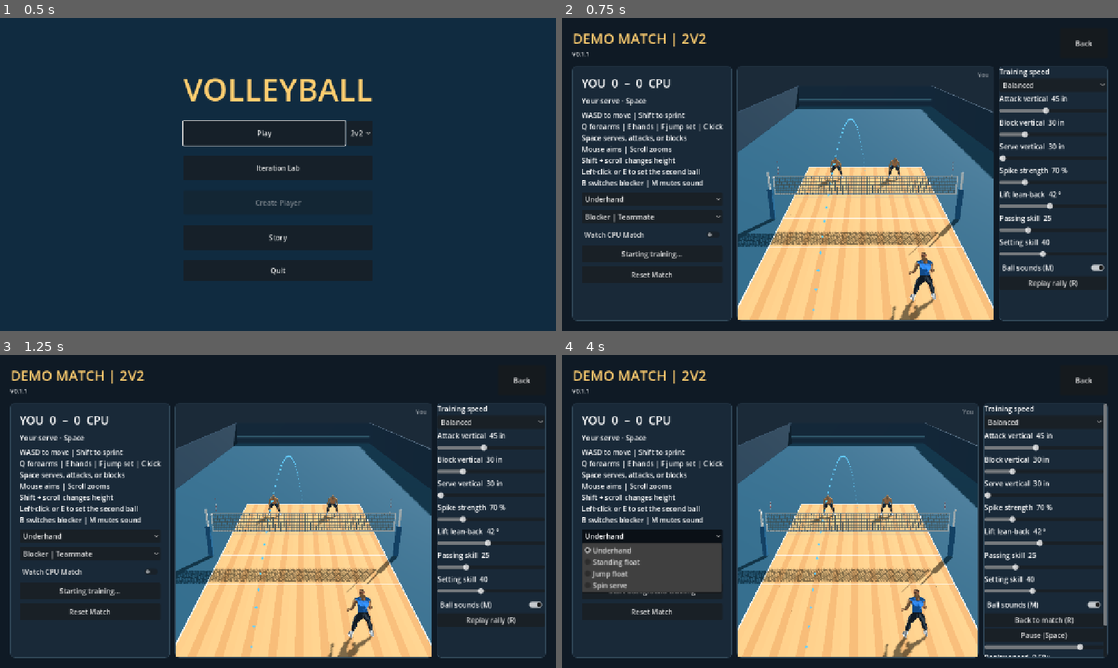
Above: before the commit, frames 1-4 (two rows, left to right).
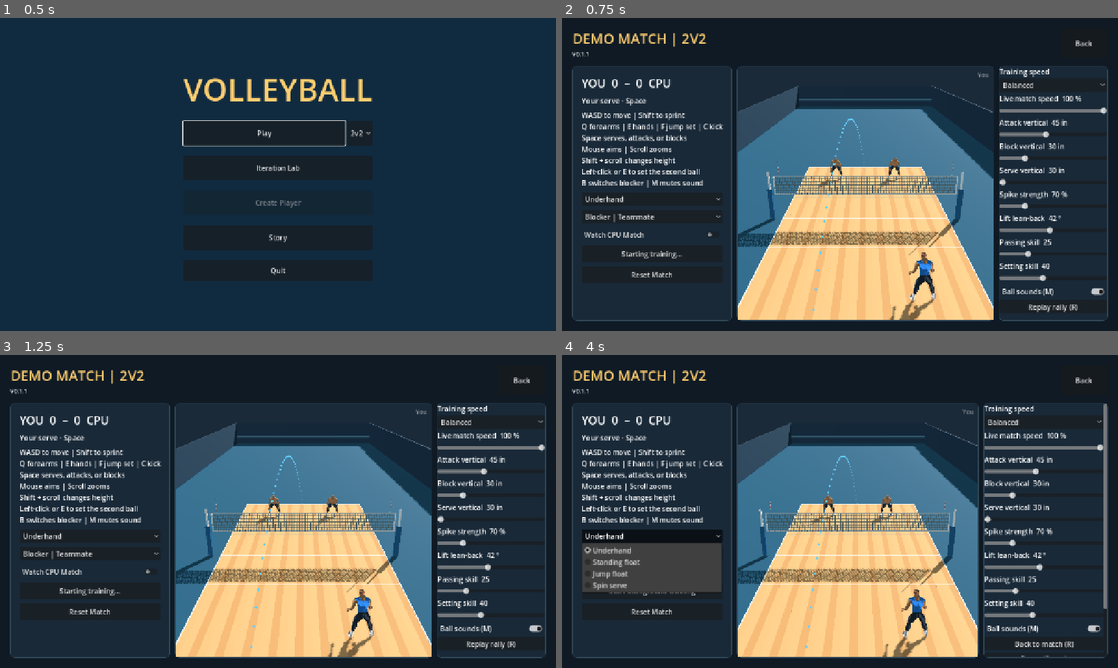
Above: after the commit, the same moments.

Repository: foreandr/volleyball
Game: Godot game, scene res://scenes/main.tscn
The game is run twice, just before and just after one commit, with the same random seed, the same clock (stepped at 60 frames per second) and the same inputs. Sound files missing from this copy of the repository are replaced by a short silence.
Inputs:
- Up to frame 1 (0.5 s): no input
- Up to frame 2 (0.75 s): click "Play" at 0.5 s
- Up to frame 3 (1.25 s): no input
- Up to frame 4 (4 s): click "Back" at 1.25 s; click "Play" at 2 s; click "Replay rally (R)" at 2.75 s; click "Underhand" at 3.5 s

Frame 1 is identical in both runs. In frame 2, 2.3% of the frame differs, in the area x 78-98%, y 24-94%; in frame 3, 2.3%; in frame 4, 2.8%, in the area x 76-98%, y 24-97%.

Commit message:
Slow live matches and fix CPU attack and set timing

Diff:
--- a/scripts/spike_arm_swing.gd
+++ b/scripts/spike_arm_swing.gd
@@ -42,6 +42,9 @@
 	var solve_weight := 1.0 if finish > 0.0 else weight
 	author.limb(pose,"upperarm_r","lowerarm_r","hand_r",target,elbow_pole,solve_weight,elbow_limit)
 	drop_low_bow_elbow(pose,author,weight*draw_progress*(1.0-arm_lift)*(1.0-smoothstep(0.0,0.48,extension)),elbow_clearance)
+	if contact_palm:
+		var turnover := smoothstep(0.31,0.88,extension)*(1.0-smoothstep(0.23,0.83,follow))
+		rotate_strike_shoulder_inward(pose,author,deg_to_rad(42.0)*turnover*solve_weight)
 	var wrist_alignment := lerpf(0.90,0.68,smoothstep(0.04,0.70,extension))
 	wrist_alignment = lerpf(wrist_alignment,0.96,smoothstep(0.0,0.86,follow))
 	align_wrist_to_forearm(pose,author,wrist_alignment*solve_weight)
@@ -165,6 +168,15 @@
 static func compact_finish_weight(target: Vector3, origin: Vector3, same_side: bool) -> float:
 	var slope := absf(target.x-origin.x)/maxf(target.z-origin.z,0.1)
 	return 1.0-smoothstep(0.30,0.55,slope) if same_side else 1.0-smoothstep(0.065,0.27,slope)
+
+static func rotate_strike_shoulder_inward(pose: Array, author: RefCounted, angle: float) -> void:
+	if is_zero_approx(angle):
+		return
+	var shoulder: Vector3 = author.point(pose,"upperarm_r")
+	var elbow: Vector3 = author.point(pose,"lowerarm_r")
+	var forearm_basis: Basis = author.world_pose(pose,author.rig.find_bone("lowerarm_r")).basis
+	author.rotate_world(pose,"upperarm_r",(elbow-shoulder).normalized(),-angle)
+	author.set_world_basis(pose,"lowerarm_r",forearm_basis)
 
 static func roll_finish_palm(pose: Array, author: RefCounted, amount: float, follow: float, cross_body: bool, previous_roll := 0.0, roll_step := INF, shot_direction := Vector3.ZERO, face_weight := 0.0, ball := Vector3.ZERO, forearm_turn := 0.0) -> float:
 	var weight := amount*smoothstep(0.05,0.84,follow)
@@ -202,10 +214,6 @@
 			applied = rotate_toward(previous_roll,target_roll,roll_step)
 	if forearm_turn > 0.0:
 		var elbow: Vector3 = author.point(pose,"lowerarm_r")
-		var shoulder: Vector3 = author.point(pose,"upperarm_r")
-		var lowerarm_basis: Basis = author.world_pose(pose,author.rig.find_bone("lowerarm_r")).basis
-		author.rotate_world(pose,"upperarm_r",(elbow-shoulder).normalized(),applied*forearm_turn*0.20)
-		author.set_world_basis(pose,"lowerarm_r",lowerarm_basis)
 		var forearm_axis := (wrist-elbow).normalized()
 		author.rotate_world(pose,"lowerarm_r",forearm_axis,applied*forearm_turn)
 		# Correct the residual around the new hand axis while keeping the wrist on its swing path.
--- a/scripts/story_animations.gd
+++ b/scripts/story_animations.gd
@@ -354,6 +354,7 @@
 	scroll.add_child(tuning)
 	tuning.add_child(label("Training speed",16))
 	tuning.add_child(StorySession.iteration_run.speed_picker())
+	add_attack_tuning_slider(tuning,"Live match speed","MatchLiveSpeed","%",10,100,5,100,demo_match.set_live_speed)
 	add_attack_tuning_slider(tuning,"Attack vertical","MatchAttackVertical","in",30,65,1,demo_match.attack_vertical,demo_match.set_attack_vertical)
 	add_attack_tuning_slider(tuning,"Block vertical","MatchBlockVertical","in",20,65,1,demo_match.block_vertical,
 		func(value: float): demo_match.block_vertical = value)
--- a/scripts/volleyball_match.gd
+++ b/scripts/volleyball_match.gd
@@ -151,6 +151,7 @@
 var dig_switch_at := -INF
 var block_vertical := 30.0
 var serve_vertical := 30.0
+var live_speed := 1.0
 var attack_lift_lean := 42.0
 var spike_strength := 0.70
 var serve_pending := false
@@ -446,6 +447,9 @@
 	if phase == Phase.READY and not serve_pending and serve.has_method("set_jump_height"):
 		serve.set_jump_height(inches*0.0254)
 
+func set_live_speed(percent: float) -> void:
+	live_speed = clampf(percent*0.01,0.10,1.0)
+
 func set_attack_lift_lean(degrees: float) -> void:
 	attack_lift_lean = clampf(degrees,0.0,90.0)
 	for driver in attackers:
@@ -1201,7 +1205,7 @@
 	advance_recoveries(delta)
 	advance_idle_players(delta)
 
-func move_cpu(index: int, target: Vector3, delta: float, speed := 5.3, receive_facing := Vector3.INF, chase := false, turn_to_travel := false, turn_rate := 12.5) -> void:
+func move_cpu(index: int, target: Vector3, delta: float, speed := 5.3, receive_facing := Vector3.INF, chase := false, turn_to_travel := false, turn_rate := 12.5, paced_run := false) -> void:
 	if recoveries.has(index) or owns_action(index,true): return
 	var actor := players[index]
 	var is_server: bool = serve.player == actor
@@ -1224,7 +1228,7 @@
 		chase = true
 		turn_to_travel = true
 		speed = maxf(speed,6.5)
-	var run_distance := 0.48 if already_running else 0.85
+	var run_distance := 0.18 if paced_run else (0.48 if already_running else 0.85)
 	var run_alignment := 0.66 if already_running else 0.76
 	var may_run := chase and distance > run_distance
 	var yaw := 0.0
@@ -1235,7 +1239,9 @@
 		if not turn_to_travel: yaw = clampf(yaw,-1.03,1.03)
 	actor.rotation.y = rotate_toward(actor.rotation.y,yaw,delta*(turn_rate if turn_to_travel else 8.0))
 	var sprint := may_run and heading.dot(actor.basis.z.normalized()) >= run_alignment
-	var pace := clampf(speed*1.24,5.85,CPU_SPRINT_SPEED) if sprint else minf(speed,4.35)
+	var pace := minf(speed,4.35)
+	if sprint:
+		pace = clampf(speed,0.65,CPU_SPRINT_SPEED) if paced_run else clampf(speed*1.24,5.85,CPU_SPRINT_SPEED)
 	var before := actor.position
 	var step_target := before+offset.limit_length(delta*pace)
 	var grounded := Court.clamp_setter(step_target,3.43)
@@ -1246,6 +1252,8 @@
 	var movement := actor.basis.inverse()*(actor.position-before).slide(Vector3.UP)
 	if actor.mirror_animation: movement.x = -movement.x
 	actor.animator.speed_scale = lerpf(1.60,1.92,smoothstep(5.85,CPU_SPRINT_SPEED,pace)) if sprint else 1.0
+	if sprint and paced_run:
+		actor.animator.speed_scale = clampf(pace/3.7,0.22,2.05)
 	actor.play_action("run" if sprint else "idle",0.10)
 	actor.animator.advance(delta)
 	var steps := footwork[index]
@@ -1521,6 +1529,7 @@
 	var max_set_jump := attack_vertical*0.0254
 	var set_jump_height := clampf((catch_point.y-actor.global_position.y-1.72)*1.12,minf(0.56,max_set_jump),max_set_jump)
 	var set_jump_rise := 0.0
+	var set_jump_plant_gap := INF
 	if technique == 2: set_jump_rise = set_jumps[index].flight_duration(set_jump_height,true)*0.43
 	bump.low_save_approach_velocity = Vector3.ZERO
 	if not is_human(index):
@@ -1558,12 +1567,23 @@
 			var before_move := actor.position
 			move_cpu(index,target,delta,speed,face,not plant and (is_dig or cpu_setting or free_ball or flight_kind == "serve"),run_to_drop and not plant)
 			bump.low_save_approach_velocity = (actor.position-before_move)/maxf(delta,0.001)
+			set_jump_plant_gap = (target-actor.global_position).slide(Vector3.UP).length()
 		var prep := set_jump_rise+0.16 if technique == 2 else (0.40 if cpu_dig else (0.18 if cpu_setting and technique == 0 else 0.27))
 		if elapsed >= cue-prep: queue_receive(index,technique)
 	if not is_finite(bump.pressed_at): return
 	if touched_tape and not net_hit.is_empty() and elapsed < float(net_hit.release_time): return
 	if recovering: recoveries.erase(index)
 	if technique == 2 and not jump_set_started[index] and cue-elapsed <= set_jump_rise+0.13:
+		if not is_human(index) and set_jump_plant_gap > 0.38:
+			if cue-elapsed > set_jump_rise+0.045:
+				return
+			bump.reset()
+			cpu_technique = 1 if overhead_available(index,1) else 0
+			cpu_fake_dump = false
+			cpu_dump = cpu_dump and cpu_technique == 1
+			next_touch_cue = INF
+			queue_receive(index,cpu_technique)
+			return
 		jump_set_started[index] = true
 		set_jumps[index].front_limit = 3.35
 		set_jumps[index].begin_set_jump(actor,clampf(cue-elapsed-set_jump_rise,0.055,0.16),set_jump_height)
@@ -1904,9 +1924,8 @@
 
 func move_cpu_to_approach(hitter: int, staging: Vector3, delta: float, speed: float) -> void:
 	var offset := (staging-players[hitter].position).slide(Vector3.UP)
-	var running := offset.z > 0.28 and offset.length() > 0.52
-	var pace := maxf(speed,6.5) if running else speed
-	move_cpu(hitter,frames[team(hitter)].to_global(staging),delta,pace,Vector3.INF,running,running,17.0)
+	var running := offset.z > 0.12 and offset.length() > 0.18
+	move_cpu(hitter,frames[team(hitter)].to_global(staging),delta,speed,Vector3.INF,running,running,17.0,running)
 
 func prepare_cpu_approach(hitter: int, driver: Node3D, delta: float) -> void:
 	if driver.approach_jump_queued: return
@@ -1925,15 +1944,15 @@
 		return
 	if not driver.approach_space_held:
 		var intercept: Vector3 = driver.find_approach_intercept(true)
-		var run_up_gap := staging.z-actor.position.z
-		if intercept.is_finite() and ((gap <= 2.40 and run_up_gap <= 0.58) or time_left <= 0.90):
+		var run_up_gap := (staging-actor.position).slide(Vector3.UP).length()
+		if intercept.is_finite() and ((time_left <= 0.88 and gap <= 2.40 and run_up_gap <= 0.35) or time_left <= 0.68):
 			driver.queue_jump(Vector2.ZERO)
 			if driver.approach_jump_queued:
 				show_key(hitter,"Space")
 				return
 	var distance := (staging-actor.position).slide(Vector3.UP).length()
 	if distance > 0.12:
-		var speed := clampf(distance/maxf(0.10,time_left-0.69),2.4,5.3)
+		var speed := clampf(distance/maxf(0.05,time_left-0.82),0.65,CPU_SPRINT_SPEED)
 		move_cpu_to_approach(hitter,staging,delta,speed)
 
 func position_attack(delta: float) -> void:
@@ -1956,7 +1975,7 @@
 	if is_human(hitter) or blocks.has(hitter) or set_jumps[hitter].active: return
 	var receive_at := arrival(1.55)
 	var receive_depth := frames[receiving_team].to_local(path_point(receive_at)).z
-	var run_up := lerpf(2.02,1.54,smoothstep(1.55,2.85,receive_depth))
+	var run_up := lerpf(2.72,2.18,smoothstep(1.55,2.85,receive_depth))
 	var staging := set_pin_for(setter)-Vector3.BACK*run_up
 	var distance := (staging-players[hitter].position).slide(Vector3.UP).length()
 	var speed := clampf(distance/maxf(0.24,receive_at-elapsed+0.16),1.5,4.1)
@@ -2351,6 +2370,7 @@
 	if replay.active:
 		replay.step(self,delta)
 		return
+	delta *= live_speed
 	var previous_rallies := rallies
 	step_match(delta,controls)
 	if (phase != Phase.FINISHED or dead_age <= 2.0) and match_clock+0.0005 >= next_replay_sample:
